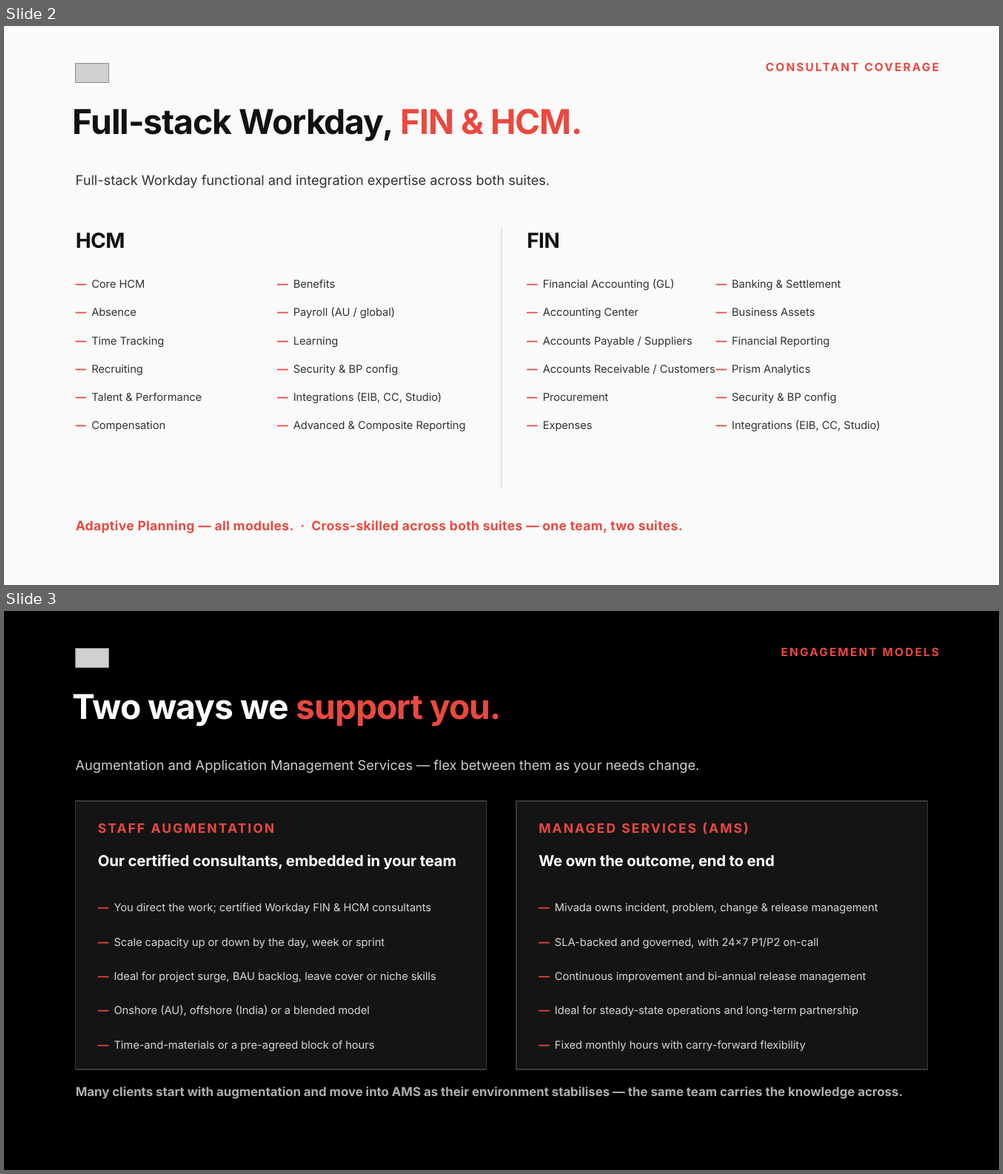
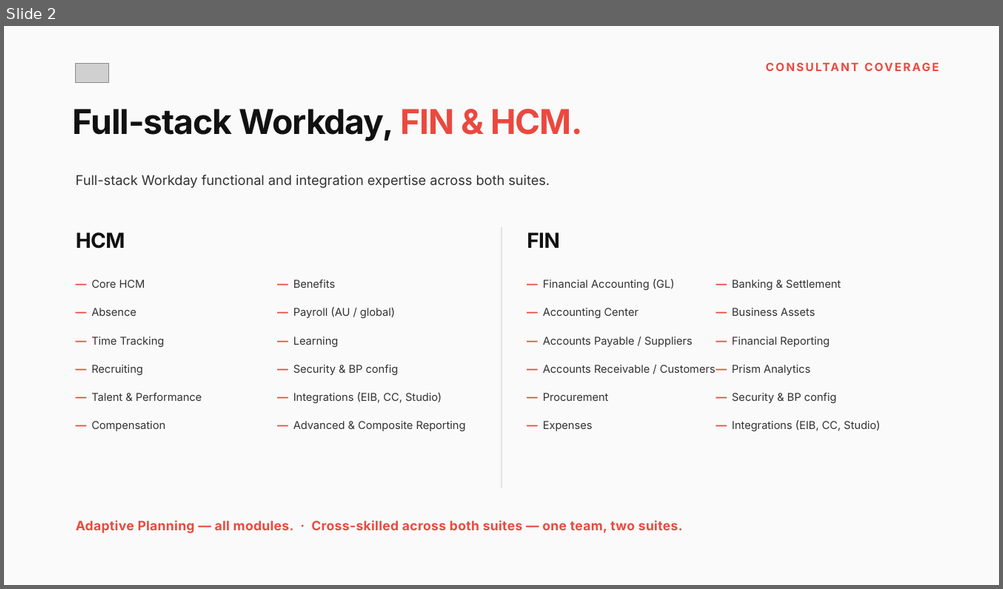
Before and after one commit to danielzrno/claude, a slide deck: design-system/samples/Mivada_AMS_Services_editorial.pptx. Shown one above the other, each under a label of ours: slides 2 and 3 before the commit, slide 2 after it. The pictures are 1003x1174 and 1003x589 pixels, drawn with LibreOffice and Linux fonts; fonts in the diff are those of the drawing; grey boxes stand for pictures. Boxes give left, top, right and bottom in pixels: in the first picture for what was removed or moved away, otherwise in the second. Text is boxed around its words. In the diff, an @@ line names an element or a change of style, - is before the commit and + after.

```diff
--- a/design-system/samples/Mivada_AMS_Services_editorial.pptx
+++ b/design-system/samples/Mivada_AMS_Services_editorial.pptx
@@ slide 3 removed at box(4, 611, 999, 1170), background #000000 @@
@@ picture removed at box(76, 648, 108, 668) @@
@@ text removed at box(677, 645, 939, 672) @@
-ENGAGEMENT MODELS
@@ text removed at box(73, 694, 501, 726) @@
-Two ways we support you.
@@ text removed at box(76, 760, 699, 773) @@
-Augmentation and Application Management Services — flex between them as your needs change.
@@ rectangle removed at box(76, 801, 486, 1070) @@
@@ rectangle removed at box(517, 801, 928, 1070) @@
@@ text removed at box(98, 820, 468, 851) @@
-STAFF AUGMENTATION
@@ text removed at box(539, 820, 909, 851) @@
-MANAGED SERVICES (AMS)
@@ text removed at box(98, 854, 456, 870) @@
-Our certified consultants, embedded in your team
@@ text removed at box(538, 855, 774, 869) @@
-We own the outcome, end to end
@@ text removed at box(114, 903, 431, 914) @@
-— You direct the work; certified Workday FIN & HCM consultants
@@ text removed at box(555, 903, 878, 914) @@
-— Mivada owns incident, problem, change & release management
@@ text removed at box(114, 938, 384, 948) @@
-— Scale capacity up or down by the day, week or sprint
@@ text removed at box(555, 938, 819, 948) @@
-— SLA-backed and governed, with 24×7 P1/P2 on-call
@@ text removed at box(114, 972, 436, 982) @@
-— Ideal for project surge, BAU backlog, leave cover or niche skills
@@ text removed at box(555, 972, 865, 982) @@
-— Continuous improvement and bi-annual release management
@@ text removed at box(114, 1005, 370, 1017) @@
-— Onshore (AU), offshore (India) or a blended model
@@ text removed at box(555, 1006, 858, 1017) @@
-— Ideal for steady-state operations and long-term partnership
@@ text removed at box(114, 1041, 374, 1051) @@
-— Time-and-materials or a pre-agreed block of hours
@@ text removed at box(555, 1041, 805, 1051) @@
-— Fixed monthly hours with carry-forward flexibility
@@ text removed at box(76, 1087, 902, 1099) @@
-Many clients start with augmentation and move into AMS as their environment stabilises — the same team carries the knowledge across.
```
Also in this commit, not shown: 2 slides added, 1 other slide removed, 4 other files.
